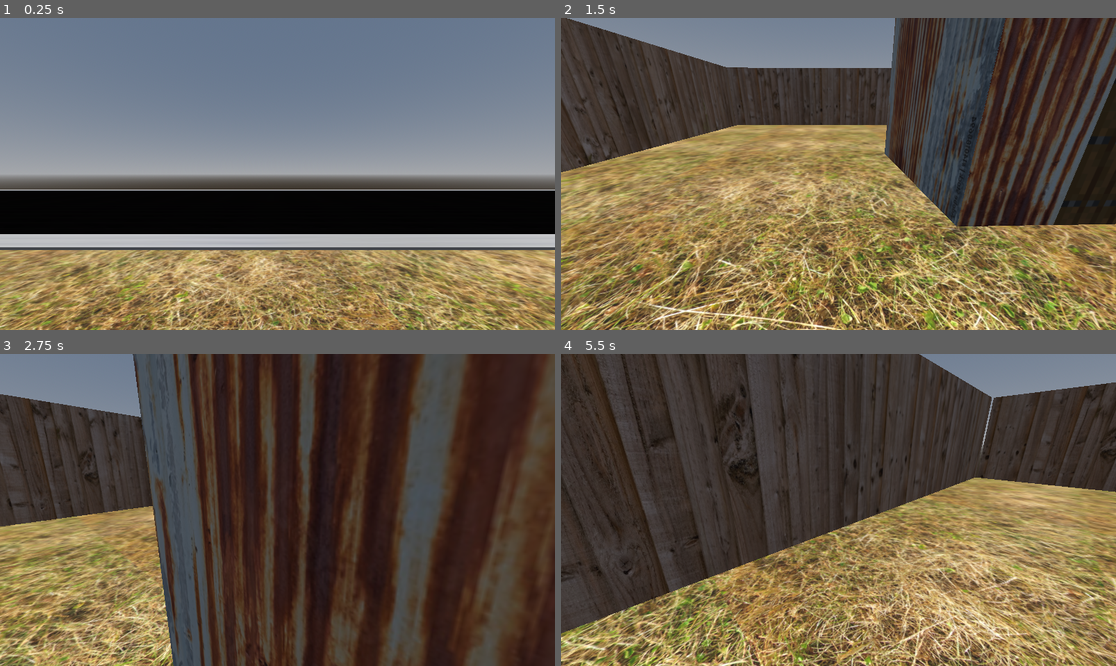
Above: before the commit, frames 1-4 (two rows, left to right).
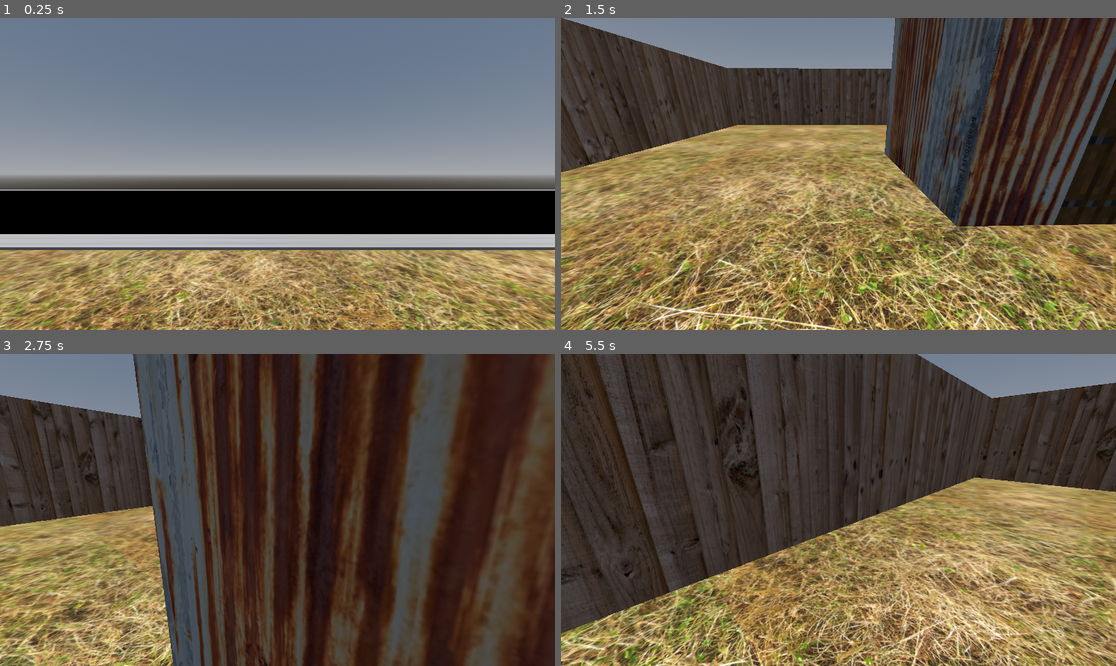
Above: after the commit, the same moments.

Repository: SigHelLun/Famished2
Game: Godot game, scene res://MainMap.tscn
The game is run twice, just before and just after one commit, with the same random seed, the same clock (stepped at 60 frames per second) and the same inputs.
Inputs (mouse positions are in pixels of both pictures, inside the frame that each line leads up to):
- Up to frame 1 (0.25 s): no input
- Up to frame 2 (1.5 s): tap Enter (ui_accept) at 0.5, 0.77 s; move the mouse to (960, 158) at 0.52 s; hold D (move_right) 0.53-1.28 s; click (960, 158) at 0.67 s; move the mouse to (810, 174) at 1.27 s; hold W (move_forward) from 1.28 s (still down)
- Up to frame 3 (2.75 s): keep holding W (move_forward); tap Enter (ui_accept) at 1.52 s; move the mouse to (288, 503) at 2.02 s
- Up to frame 4 (5.5 s): keep holding W (move_forward); move the mouse to (832, 516) at 2.77 s; tap Enter (ui_accept) at 3.02, 3.5, 3.77, 4.25, 4.52 s; move the mouse to (877, 513) at 3.52 s; move the mouse to (794, 506) at 4.27 s; move the mouse to (844, 510) at 5.02 s

The runs differ from the first frame. In frame 2, 0.2% of the frame differs, in the area x 0-60%, y 0-48%; in frame 3, less than 0.1%; in frame 4, 0.9%, in the area x 0-100%, y 0-88%.

Commit message:
Improved house, added fences and other, trying to find out how to add bushes 💪

Diff:
--- a/MainMap.tscn
+++ b/MainMap.tscn
@@ -17,6 +17,10 @@
 background_mode = 2
 sky = SubResource("Sky_aeaw6")
 ambient_light_energy = 16.0
+glow_enabled = true
+fog_light_color = Color(0, 0, 0, 1)
+fog_density = 0.0825
+fog_height = -1024.0
 
 [sub_resource type="StandardMaterial3D" id="StandardMaterial3D_1qh8q"]
 albedo_texture = ExtResource("6_phhhi")
@@ -33,6 +37,7 @@
 uv1_scale = Vector3(0.61, 4.115, 1)
 
 [sub_resource type="PlaneMesh" id="PlaneMesh_bi4yo"]
+lightmap_size_hint = Vector2i(12, 12)
 material = SubResource("StandardMaterial3D_g4h8y")
 
 [sub_resource type="ConcavePolygonShape3D" id="ConcavePolygonShape3D_t3qw5"]
@@ -140,12 +145,12 @@
 [sub_resource type="ConcavePolygonShape3D" id="ConcavePolygonShape3D_2d382"]
 data = PackedVector3Array(-0.5, 0.5, 0.5, 0.5, 0.5, 0.5, -0.5, -0.5, 0.5, 0.5, 0.5, 0.5, 0.5, -0.5, 0.5, -0.5, -0.5, 0. …(500 unchanged characters)…
 
-[node name="Node3D" type="Node3D"]
+[node name="Main Map 😁" type="Node3D"]
 
 [node name="CharacterBody3D" parent="." instance=ExtResource("1_xfn1s")]
 transform = Transform3D(1, 0, 0, 0, 1, 0, 0, 0, 1, 0, 1.43263, 20.74)
 
-[node name="WorldEnvironment" type="WorldEnvironment" parent="."]
+[node name="WorldEnvironment" type="WorldEnvironment" parent="CharacterBody3D"]
 environment = SubResource("Environment_jlspu")
 
 [node name="DirectionalLight3D" type="DirectionalLight3D" parent="."]
@@ -207,7 +212,7 @@
 [node name="Fence 😼" type="Node3D" parent="PlayerHouse"]
 
 [node name="LeftFence" type="MeshInstance3D" parent="PlayerHouse/Fence 😼"]
-transform = Transform3D(0.02, 0, 0, 0, 3.5, 0, 0, 0, 20, 9.99881, 1.78126, 25.9883)
+transform = Transform3D(0.02, 0, 0, 0, 3.5, 0, 0, 0, 20, 10, 1.75, 26)
 mesh = SubResource("BoxMesh_oem7h")
 
 [node name="StaticBody3D" type="StaticBody3D" parent="PlayerHouse/Fence 😼/LeftFence"]
@@ -216,7 +221,7 @@
 shape = SubResource("ConcavePolygonShape3D_twhp3")
 
 [node name="MiddleFence" type="MeshInstance3D" parent="PlayerHouse/Fence 😼"]
-transform = Transform3D(20, 0, 0, 0, 3.5, 0, 0, 0, 0.02, 0, 1.77585, 35.9844)
+transform = Transform3D(20, 0, 0, 0, 3.5, 0, 0, 0, 0.02, 0, 1.75, 35.984)
 mesh = SubResource("BoxMesh_isg16")
 
 [node name="StaticBody3D" type="StaticBody3D" parent="PlayerHouse/Fence 😼/MiddleFence"]
@@ -225,7 +230,7 @@
 shape = SubResource("ConcavePolygonShape3D_86em5")
 
 [node name="RightFence" type="MeshInstance3D" parent="PlayerHouse/Fence 😼"]
-transform = Transform3D(0.02, 0, 0, 0, 3.5, 0, 0, 0, 20, -10.0177, 1.76412, 25.9116)
+transform = Transform3D(0.02, 0, 0, 0, 3.5, 0, 0, 0, 20, -10, 1.75, 26)
 mesh = SubResource("BoxMesh_ca4fd")
 
 [node name="StaticBody3D" type="StaticBody3D" parent="PlayerHouse/Fence 😼/RightFence"]
--- /dev/null
+++ b/PlaceHolderSprite.gd
@@ -0,0 +1,8 @@
+extends Node2D
+
+var player : Node
+
+func _process(delta):
+	if player:
+		global_position = player.global_position
+		look_at(player.global_position)
--- /dev/null
+++ b/Sprite3D.gd
@@ -0,0 +1,8 @@
+extends Sprite3D
+
+var player : Node
+
+func _process(delta):
+	# Make the sprite face the same direction as the player
+	if player:
+		rotation = player.rotation
--- a/house.tscn
+++ b/house.tscn
@@ -1,57 +1,136 @@
-[gd_scene load_steps=19 format=3 uid="uid://4pxlfl2mshw6"]
+[gd_scene load_steps=45 format=3 uid="uid://4pxlfl2mshw6"]
+
+[ext_resource type="Texture2D" uid="uid://b4yy01xc18ujy" path="res://Textures/NeighborArtificialGrass.jpg" id="1_oe3o3"]
+[ext_resource type="Texture2D" uid="uid://br2o28urbgnmo" path="res://Textures/sidewalkTexture.jpg" id="2_odrau"]
+[ext_resource type="Texture2D" uid="uid://dtvlmcyoo64xn" path="res://Textures/NeighborsHouseWallTexture.jpg" id="3_0h87w"]
+[ext_resource type="Texture2D" uid="uid://cf1ipshrii0ae" path="res://Textures/PlayerHouseDoorTexture.png" id="4_pt3s6"]
+[ext_resource type="Texture2D" uid="uid://bldke7ywryi24" path="res://Textures/RoofTexture.jpg" id="5_570el"]
+[ext_resource type="Texture2D" uid="uid://d0mnyfygxrtl8" path="res://Textures/GlassPaneTexture.jpg" id="6_w2e4p"]
+[ext_resource type="Texture2D" uid="uid://ciqf2fplwkq7r" path="res://Textures/NeighborFence.jpg" id="7_ibvar"]
 
 [sub_resource type="StandardMaterial3D" id="StandardMaterial3D_ig5v7"]
-uv1_scale = Vector3(-3.29, -4.515, 1)
+albedo_texture = ExtResource("1_oe3o3")
+uv1_scale = Vector3(-5.555, -6.74, 1)
 
 [sub_resource type="PlaneMesh" id="PlaneMesh_uyeow"]
 material = SubResource("StandardMaterial3D_ig5v7")
 
 [sub_resource type="StandardMaterial3D" id="StandardMaterial3D_co7ie"]
+albedo_texture = ExtResource("2_odrau")
 uv1_scale = Vector3(3.06, 1, 1)
 
 [sub_resource type="BoxMesh" id="BoxMesh_g5ljr"]
 material = SubResource("StandardMaterial3D_co7ie")
 
 [sub_resource type="StandardMaterial3D" id="StandardMaterial3D_74773"]
+albedo_texture = ExtResource("2_odrau")
 uv1_scale = Vector3(3.06, 1, 1)
 
 [sub_resource type="BoxMesh" id="BoxMesh_w22ev"]
 material = SubResource("StandardMaterial3D_74773")
 
 [sub_resource type="StandardMaterial3D" id="StandardMaterial3D_y4r7b"]
+albedo_texture = ExtResource("2_odrau")
 uv1_scale = Vector3(3.06, 1, 1)
 
 [sub_resource type="BoxMesh" id="BoxMesh_y2xqa"]
 material = SubResource("StandardMaterial3D_y4r7b")
 
-[sub_resource type="StandardMaterial3D" id="StandardMaterial3D_0amw7"]
-uv1_scale = Vector3(2.54, 5.405, 1)
-uv1_offset = Vector3(-0.96, 0, 0)
+[sub_resource type="StandardMaterial3D" id="StandardMaterial3D_afy38"]
+albedo_texture = ExtResource("3_0h87w")
+uv1_scale = Vector3(9, 8.5, 1)
 
 [sub_resource type="BoxMesh" id="BoxMesh_ii6lj"]
-material = SubResource("StandardMaterial3D_0amw7")
+material = SubResource("StandardMaterial3D_afy38")
+
+[sub_resource type="StandardMaterial3D" id="StandardMaterial3D_0tm2n"]
+albedo_color = Color(0, 0, 0, 1)
+
+[sub_resource type="TextMesh" id="TextMesh_5qrk0"]
+material = SubResource("StandardMaterial3D_0tm2n")
+text = "69"
 
 [sub_resource type="StandardMaterial3D" id="StandardMaterial3D_ctfdf"]
+albedo_texture = ExtResource("4_pt3s6")
 
 [sub_resource type="PlaneMesh" id="PlaneMesh_nkvme"]
 material = SubResource("StandardMaterial3D_ctfdf")
 
 [sub_resource type="StandardMaterial3D" id="StandardMaterial3D_ac4il"]
+albedo_texture = ExtResource("3_0h87w")
+uv1_scale = Vector3(9, 1.31, 1)
 
 [sub_resource type="PrismMesh" id="PrismMesh_h0kaf"]
 material = SubResource("StandardMaterial3D_ac4il")
 
 [sub_resource type="StandardMaterial3D" id="StandardMaterial3D_a72a2"]
-uv1_scale = Vector3(8, 1, 1)
+albedo_texture = ExtResource("5_570el")
+uv1_scale = Vector3(8, 2, 1)
 
 [sub_resource type="BoxMesh" id="BoxMesh_f5uvy"]
 material = SubResource("StandardMaterial3D_a72a2")
 
 [sub_resource type="StandardMaterial3D" id="StandardMaterial3D_y52rn"]
-uv1_scale = Vector3(8, 1, 1)
+albedo_texture = ExtResource("5_570el")
+uv1_scale = Vector3(8, 2, 1)
 
 [sub_resource type="BoxMesh" id="BoxMesh_oxp4k"]
 material = SubResource("StandardMaterial3D_y52rn")
+
+[sub_resource type="StandardMaterial3D" id="StandardMaterial3D_5spnl"]
+albedo_texture = ExtResource("6_w2e4p")
+uv1_scale = Vector3(0.785, 1, 1)
+uv1_offset = Vector3(0.02, 0, 0)
+
+[sub_resource type="PlaneMesh" id="PlaneMesh_gy03s"]
+material = SubResource("StandardMaterial3D_5spnl")
+
+[sub_resource type="BoxMesh" id="BoxMesh_f7mqr"]
+
+[sub_resource type="StandardMaterial3D" id="StandardMaterial3D_0sbf6"]
+
+[sub_resource type="BoxMesh" id="BoxMesh_1bh5s"]
+material = SubResource("StandardMaterial3D_0sbf6")
+
+[sub_resource type="StandardMaterial3D" id="StandardMaterial3D_lny2t"]
+
+[sub_resource type="BoxMesh" id="BoxMesh_4028h"]
+material = SubResource("StandardMaterial3D_lny2t")
+
+[sub_resource type="StandardMaterial3D" id="StandardMaterial3D_lc411"]
+albedo_texture = ExtResource("7_ibvar")
+uv1_scale = Vector3(17.5, 1, 1)
+
+[sub_resource type="BoxMesh" id="BoxMesh_uf3h3"]
+material = SubResource("StandardMaterial3D_lc411")
+
+[sub_resource type="StandardMaterial3D" id="StandardMaterial3D_s6wj7"]
+albedo_texture = ExtResource("7_ibvar")
+uv1_scale = Vector3(17.5, 1, 1)
+
+[sub_resource type="BoxMesh" id="BoxMesh_2lgw4"]
+material = SubResource("StandardMaterial3D_s6wj7")
+
+[sub_resource type="StandardMaterial3D" id="StandardMaterial3D_a84hr"]
+albedo_texture = ExtResource("7_ibvar")
+uv1_scale = Vector3(17.5, 1, 1)
+
+[sub_resource type="BoxMesh" id="BoxMesh_3v0w0"]
+material = SubResource("StandardMaterial3D_a84hr")
+
+[sub_resource type="StandardMaterial3D" id="StandardMaterial3D_u7x27"]
+albedo_texture = ExtResource("7_ibvar")
+uv1_scale = Vector3(17.5, 1, 1)
+
+[sub_resource type="BoxMesh" id="BoxMesh_n3dsd"]
+material = SubResource("StandardMaterial3D_u7x27")
+
+[sub_resource type="StandardMaterial3D" id="StandardMaterial3D_30r68"]
+albedo_texture = ExtResource("7_ibvar")
+uv1_scale = Vector3(17.5, 1, 1)
+
+[sub_resource type="BoxMesh" id="BoxMesh_q486t"]
+material = SubResource("StandardMaterial3D_30r68")
 
 [node name="House" type="Node3D"]
 
@@ -83,6 +162,10 @@
 mesh = SubResource("BoxMesh_ii6lj")
 skeleton = NodePath("../..")
 
+[node name="HouseNumber" type="MeshInstance3D" parent="House😂😂"]
+transform = Transform3D(-8.74228e-08, 0, -2, 0, 2, 0, 2, 0, -8.74228e-08, -3.25121, 3.38688, 0.0139609)
+mesh = SubResource("TextMesh_5qrk0")
+
 [node name="Door" type="MeshInstance3D" parent="House😂😂"]
 transform = Transform3D(-3.0598e-08, -0.1, 6.55671e-08, 0, -4.37114e-09, -1.5, 0.7, -4.37114e-09, 2.86603e-15, -3.25858, 1.56151, -0.955737)
 mesh = SubResource("PlaneMesh_nkvme")
@@ -98,3 +181,228 @@
 [node name="RoofRight" type="MeshInstance3D" parent="House😂😂"]
 transform = Transform3D(18, 0, 0, 0, 0.193185, -2.32937, 0, 0.0517638, 8.69333, 4.03176, 10.8235, 3.34287)
 mesh = SubResource("BoxMesh_oxp4k")
+
+[node name="Windows 😝" type="Node3D" parent="House😂😂"]
+transform = Transform3D(1, 0, 0, 0, 1, 0, 0, 0, 1, 0, 0, -19.9163)
+
+[node name="Window1(FrontBottomLeft)" type="Node3D" parent="House😂😂/Windows 😝"]
+transform = Transform3D(1, 0, 0, 0, 1, 0, 0, 0, 1, -3.2, 3, 23)
+
+[node name="PaneButTheTexture" type="MeshInstance3D" parent="House😂😂/Windows 😝/Window1(FrontBottomLeft)"]
+transform = Transform3D(-4.37114e-08, -1, 0, 1, -4.37114e-08, 0, 0, 0, 0.575, -0.103472, 0, 0)
+mesh = SubResource("PlaneMesh_gy03s")
+
+[node name="TheActualPane" type="MeshInstance3D" parent="House😂😂/Windows 😝/Window1(FrontBottomLeft)"]
+transform = Transform3D(-8.74228e-08, -0.04, 0, 2, -1.74846e-09, 0, 0, 0, 1.2, -0.152558, 0, 0)
+transparency = 0.74
+mesh = SubResource("BoxMesh_f7mqr")
+skeleton = NodePath("../PaneButTheTexture")
+
+[node name="BackgroundBorder" type="MeshInstance3D" parent="House😂😂/Windows 😝/Window1(FrontBottomLeft)"]
+transform = Transform3D(0.2, 0, 0, 0, 2.4, 0, 0, 0, 1.75, 0, 0, 0)
+mesh = SubResource("BoxMesh_1bh5s")
+
+[node name="TopLip 👄" type="MeshInstance3D" parent="House😂😂/Windows 😝/Window1(FrontBottomLeft)"]
+transform = Transform3D(0.065, 0, 0, 0, 0.06, 0, 0, 0, 1.75, -0.11, 1.171, 0)
+mesh = SubResource("BoxMesh_4028h")
+
+[node name="BottomLip 👄" type="MeshInstance3D" parent="House😂😂/Windows 😝/Window1(FrontBottomLeft)"]
+transform = Transform3D(0.065, 0, 0, 0, 0.06, 0, 0, 0, 1.75, -0.11, -1.17082, 0)
+mesh = SubResource("BoxMesh_4028h")
+
+[node name="Window4(FrontTopRight)" type="Node3D" parent="House😂😂/Windows 😝"]
+transform = Transform3D(1, 0, 0, 0, 1, 0, 0, 0, 1, -3.2, 8, 23)
+
+[node name="PaneButTheTexture" type="MeshInstance3D" parent="House😂😂/Windows 😝/Window4(FrontTopRight)"]
+transform = Transform3D(-4.37114e-08, -1, 0, 1, -4.37114e-08, 0, 0, 0, 0.575, -0.103472, 0, 0)
+mesh = SubResource("PlaneMesh_gy03s")
+
+[node name="TheActualPane" type="MeshInstance3D" parent="House😂😂/Windows 😝/Window4(FrontTopRight)"]
+transform = Transform3D(-8.74228e-08, -0.04, 0, 2, -1.74846e-09, 0, 0, 0, 1.2, -0.152558, 0, 0)
+transparency = 0.74
+mesh = SubResource("BoxMesh_f7mqr")
+skeleton = NodePath("../PaneButTheTexture")
+
+[node name="BackgroundBorder" type="MeshInstance3D" parent="House😂😂/Windows 😝/Window4(FrontTopRight)"]
+transform = Transform3D(0.2, 0, 0, 0, 2.4, 0, 0, 0, 1.75, 0, 0, 0)
+mesh = SubResource("BoxMesh_1bh5s")
+
+[node name="TopLip 👄" type="MeshInstance3D" parent="House😂😂/Windows 😝/Window4(FrontTopRight)"]
+transform = Transform3D(0.065, 0, 0, 0, 0.06, 0, 0, 0, 1.75, -0.11, 1.171, 0)
+mesh = SubResource("BoxMesh_4028h")
+
+[node name="BottomLip 👄" type="MeshInstance3D" parent="House😂😂/Windows 😝/Window4(FrontTopRight)"]
+transform = Transform3D(0.065, 0, 0, 0, 0.06, 0, 0, 0, 1.75, -0.11, -1.17082, 0)
+mesh = SubResource("BoxMesh_4028h")
+
+[node name="Window2(FrontBottomRight)" type="Node3D" parent="House😂😂/Windows 😝"]
+transform = Transform3D(1, 0, 0, 0, 1, 0, 0, 0, 1, -3.2, 3, 15)
+
+[node name="PaneButTheTexture" type="MeshInstance3D" parent="House😂😂/Windows 😝/Window2(FrontBottomRight)"]
+transform = Transform3D(-4.37114e-08, -1, 0, 1, -4.37114e-08, 0, 0, 0, 0.575, -0.103472, 0, 0)
+mesh = SubResource("PlaneMesh_gy03s")
+
+[node name="TheActualPane" type="MeshInstance3D" parent="House😂😂/Windows 😝/Window2(FrontBottomRight)"]
+transform = Transform3D(-8.74228e-08, -0.04, 0, 2, -1.74846e-09, 0, 0, 0, 1.2, -0.152558, 0, 0)
+transparency = 0.74
+mesh = SubResource("BoxMesh_f7mqr")
+skeleton = NodePath("../PaneButTheTexture")
+
+[node name="BackgroundBorder" type="MeshInstance3D" parent="House😂😂/Windows 😝/Window2(FrontBottomRight)"]
+transform = Transform3D(0.2, 0, 0, 0, 2.4, 0, 0, 0, 1.75, 0, 0, 0)
+mesh = SubResource("BoxMesh_1bh5s")
+
+[node name="TopLip 👄" type="MeshInstance3D" parent="House😂😂/Windows 😝/Window2(FrontBottomRight)"]
+transform = Transform3D(0.065, 0, 0, 0, 0.06, 0, 0, 0, 1.75, -0.11, 1.171, 0)
+mesh = SubResource("BoxMesh_4028h")
+
+[node name="BottomLip 👄" type="MeshInstance3D" parent="House😂😂/Windows 😝/Window2(FrontBottomRight)"]
+transform = Transform3D(0.065, 0, 0, 0, 0.06, 0, 0, 0, 1.75, -0.11, -1.17082, 0)
+mesh = SubResource("BoxMesh_4028h")
+
+[node name="Window3(FrontTopLeft)" type="Node3D" parent="House😂😂/Windows 😝"]
+transform = Transform3D(1, 0, 0, 0, 1, 0, 0, 0, 1, -3.2, 8, 15)
+
+[node name="PaneButTheTexture" type="MeshInstance3D" parent="House😂😂/Windows 😝/Window3(FrontTopLeft)"]
+transform = Transform3D(-4.37114e-08, -1, 0, 1, -4.37114e-08, 0, 0, 0, 0.575, -0.103472, 0, 0)
+mesh = SubResource("PlaneMesh_gy03s")
+
+[node name="TheActualPane" type="MeshInstance3D" parent="House😂😂/Windows 😝/Window3(FrontTopLeft)"]
+transform = Transform3D(-8.74228e-08, -0.04, 0, 2, -1.74846e-09, 0, 0, 0, 1.2, -0.152558, 0, 0)
+transparency = 0.74
+mesh = SubResource("BoxMesh_f7mqr")
+skeleton = NodePath("../PaneButTheTexture")
+
+[node name="BackgroundBorder" type="MeshInstance3D" parent="House😂😂/Windows 😝/Window3(FrontTopLeft)"]
+transform = Transform3D(0.2, 0, 0, 0, 2.4, 0, 0, 0, 1.75, 0, 0, 0)
+mesh = SubResource("BoxMesh_1bh5s")
+
+[node name="TopLip 👄" type="MeshInstance3D" parent="House😂😂/Windows 😝/Window3(FrontTopLeft)"]
+transform = Transform3D(0.065, 0, 0, 0, 0.06, 0, 0, 0, 1.75, -0.11, 1.171, 0)
+mesh = SubResource("BoxMesh_4028h")
+
+[node name="BottomLip 👄" type="MeshInstance3D" parent="House😂😂/Windows 😝/Window3(FrontTopLeft)"]
+transform = Transform3D(0.065, 0, 0, 0, 0.06, 0, 0, 0, 1.75, -0.11, -1.17082, 0)
+mesh = SubResource("BoxMesh_4028h")
+
+[node name="Window8(LeftTopRight)" type="Node3D" parent="House😂😂/Windows 😝"]
+transform = Transform3D(-4.37114e-08, 0, -1, 0, 1, 0, 1, 0, -4.37114e-08, -0.02, 8, 11.4)
+
+[node name="PaneButTheTexture" type="MeshInstance3D" parent="House😂😂/Windows 😝/Window8(LeftTopRight)"]
+transform = Transform3D(-4.37114e-08, -1, 0, 1, -4.37114e-08, 0, 0, 0, 0.575, -0.103472, 0, 0)
+mesh = SubResource("PlaneMesh_gy03s")
+
+[node name="TheActualPane" type="MeshInstance3D" parent="House😂😂/Windows 😝/Window8(LeftTopRight)"]
+transform = Transform3D(-8.74228e-08, -0.04, 0, 2, -1.74846e-09, 0, 0, 0, 1.2, -0.152558, 0, 0)
+transparency = 0.74
+mesh = SubResource("BoxMesh_f7mqr")
+skeleton = NodePath("../PaneButTheTexture")
+
+[node name="BackgroundBorder" type="MeshInstance3D" parent="House😂😂/Windows 😝/Window8(LeftTopRight)"]
+transform = Transform3D(0.2, 0, 0, 0, 2.4, 0, 0, 0, 1.75, 0, 0, 0)
+mesh = SubResource("BoxMesh_1bh5s")
+
+[node name="TopLip 👄" type="MeshInstance3D" parent="House😂😂/Windows 😝/Window8(LeftTopRight)"]
+transform = Transform3D(0.065, 0, 0, 0, 0.06, 0, 0, 0, 1.75, -0.11, 1.171, 0)
+mesh = SubResource("BoxMesh_4028h")
+
+[node name="BottomLip 👄" type="MeshInstance3D" parent="House😂😂/Windows 😝/Window8(LeftTopRight)"]
+transform = Transform3D(0.065, 0, 0, 0, 0.06, 0, 0, 0, 1.75, -0.11, -1.17082, 0)
+mesh = SubResource("BoxMesh_4028h")
+
+[node name="Window5(RightBottom)Left" type="Node3D" parent="House😂😂/Windows 😝"]
+transform = Transform3D(-4.37114e-08, 0, 1, 0, 1, 0, -1, 0, -4.37114e-08, -0.02, 3, 26.4)
+
+[node name="PaneButTheTexture" type="MeshInstance3D" parent="House😂😂/Windows 😝/Window5(RightBottom)Left"]
+transform = Transform3D(-4.37114e-08, -1, 0, 1, -4.37114e-08, 0, 0, 0, 0.575, -0.103472, 0, 0)
+mesh = SubResource("PlaneMesh_gy03s")
+
+[node name="TheActualPane" type="MeshInstance3D" parent="House😂😂/Windows 😝/Window5(RightBottom)Left"]
+transform = Transform3D(-8.74228e-08, -0.04, 0, 2, -1.74846e-09, 0, 0, 0, 1.2, -0.152558, 0, 0)
+transparency = 0.74
+mesh = SubResource("BoxMesh_f7mqr")
+skeleton = NodePath("../PaneButTheTexture")
+
+[node name="BackgroundBorder" type="MeshInstance3D" parent="House😂😂/Windows 😝/Window5(RightBottom)Left"]
+transform = Transform3D(0.2, 0, 0, 0, 2.4, 0, 0, 0, 1.75, 0, 0, 0)
+mesh = SubResource("BoxMesh_1bh5s")
+
+[node name="TopLip 👄" type="MeshInstance3D" parent="House😂😂/Windows 😝/Window5(RightBottom)Left"]
+transform = Transform3D(0.065, 0, 0, 0, 0.06, 0, 0, 0, 1.75, -0.11, 1.171, 0)
+mesh = SubResource("BoxMesh_4028h")
+
+[node name="BottomLip 👄" type="MeshInstance3D" parent="House😂😂/Windows 😝/Window5(RightBottom)Left"]
+transform = Transform3D(0.065, 0, 0, 0, 0.06, 0, 0, 0, 1.75, -0.11, -1.17082, 0)
+mesh = SubResource("BoxMesh_4028h")
+
+[node name="Window6(RightBottomRight)" type="Node3D" parent="House😂😂/Windows 😝"]
+transform = Transform3D(-4.37114e-08, 0, 1, 0, 1, 0, -1, 0, -4.37114e-08, 7, 3, 26.4)
+
+[node name="PaneButTheTexture" type="MeshInstance3D" parent="House😂😂/Windows 😝/Window6(RightBottomRight)"]
+transform = Transform3D(-4.37114e-08, -1, 0, 1, -4.37114e-08, 0, 0, 0, 0.575, -0.103472, 0, 0)
+mesh = SubResource("PlaneMesh_gy03s")
+
+[node name="TheActualPane" type="MeshInstance3D" parent="House😂😂/Windows 😝/Window6(RightBottomRight)"]
+transform = Transform3D(-8.74228e-08, -0.04, 0, 2, -1.74846e-09, 0, 0, 0, 1.2, -0.152558, 0, 0)
+transparency = 0.74
+mesh = SubResource("BoxMesh_f7mqr")
+skeleton = NodePath("../PaneButTheTexture")
+
+[node name="BackgroundBorder" type="MeshInstance3D" parent="House😂😂/Windows 😝/Window6(RightBottomRight)"]
+transform = Transform3D(0.2, 0, 0, 0, 2.4, 0, 0, 0, 1.75, 0, 0, 0)
+mesh = SubResource("BoxMesh_1bh5s")
+
+[node name="TopLip 👄" type="MeshInstance3D" parent="House😂😂/Windows 😝/Window6(RightBottomRight)"]
+transform = Transform3D(0.065, 0, 0, 0, 0.06, 0, 0, 0, 1.75, -0.11, 1.171, 0)
+mesh = SubResource("BoxMesh_4028h")
+
+[node name="BottomLip 👄" type="MeshInstance3D" parent="House😂😂/Windows 😝/Window6(RightBottomRight)"]
+transform = Transform3D(0.065, 0, 0, 0, 0.06, 0, 0, 0, 1.75, -0.11, -1.17082, 0)
+mesh = SubResource("BoxMesh_4028h")
+
+[node name="Window7(RightTopRight)" type="Node3D" parent="House😂😂/Windows 😝"]
+transform = Transform3D(-4.37114e-08, 0, 1, 0, 1, 0, -1, 0, -4.37114e-08, 7, 8, 26.4)
+
+[node name="PaneButTheTexture" type="MeshInstance3D" parent="House😂😂/Windows 😝/Window7(RightTopRight)"]
+transform = Transform3D(-4.37114e-08, -1, 0, 1, -4.37114e-08, 0, 0, 0, 0.575, -0.103472, 0, 0)
+mesh = SubResource("PlaneMesh_gy03s")
+
+[node name="TheActualPane" type="MeshInstance3D" parent="House😂😂/Windows 😝/Window7(RightTopRight)"]
+transform = Transform3D(-8.74228e-08, -0.04, 0, 2, -1.74846e-09, 0, 0, 0, 1.2, -0.152558, 0, 0)
+transparency = 0.74
+mesh = SubResource("BoxMesh_f7mqr")
+skeleton = NodePath("../PaneButTheTexture")
+
+[node name="BackgroundBorder" type="MeshInstance3D" parent="House😂😂/Windows 😝/Window7(RightTopRight)"]
+transform = Transform3D(0.2, 0, 0, 0, 2.4, 0, 0, 0, 1.75, 0, 0, 0)
+mesh = SubResource("BoxMesh_1bh5s")
+
+[node name="TopLip 👄" type="MeshInstance3D" parent="House😂😂/Windows 😝/Window7(RightTopRight)"]
+transform = Transform3D(0.065, 0, 0, 0, 0.06, 0, 0, 0, 1.75, -0.11, 1.171, 0)
+mesh = SubResource("BoxMesh_4028h")
+
+[node name="BottomLip 👄" type="MeshInstance3D" parent="House😂😂/Windows 😝/Window7(RightTopRight)"]
+transform = Transform3D(0.065, 0, 0, 0, 0.06, 0, 0, 0, 1.75, -0.11, -1.17082, 0)
+mesh = SubResource("BoxMesh_4028h")
+
+[node name="Fence" type="Node3D" parent="."]
+
+[node name="FrontLeft Fence" type="MeshInstance3D" parent="Fence"]
+transform = Transform3D(0.01, 0, 0, 0, 2, 0, 0, 0, 18, -15, 1, -6)
+mesh = SubResource("BoxMesh_uf3h3")
+
+[node name="FrontRight Fence" type="MeshInstance3D" parent="Fence"]
+transform = Transform3D(0.01, 0, 0, 0, 2, 0, 0, 0, 8, -15.001, 1, 11)
+mesh = SubResource("BoxMesh_2lgw4")
+
+[node name="Right Fence" type="MeshInstance3D" parent="Fence"]
+transform = Transform3D(-4.37114e-10, 0, 30, 0, 2, 0, -0.01, 0, -1.31134e-06, 0, 1, 15)
+mesh = SubResource("BoxMesh_3v0w0")
+
+[node name="Back Fence" type="MeshInstance3D" parent="Fence"]
+transform = Transform3D(0.01, 0, 0, 0, 2, 0, 0, 0, 30, 15, 1, 0)
+mesh = SubResource("BoxMesh_n3dsd")
+
+[node name="Left Fence" type="MeshInstance3D" parent="Fence"]
+transform = Transform3D(-4.37114e-10, 0, -30, 0, 2, 0, 0.01, 0, -1.31134e-06, 0, 1, -15)
+mesh = SubResource("BoxMesh_q486t")
Binary file added: Textures/GlassPaneTexture.jpg
Not shown, added: Textures/GlassPaneTexture.jpg.import
Binary file added: Textures/NeighborArtificialGrass.jpg
Not shown, added: Textures/NeighborArtificialGrass.jpg.import
Binary file added: Textures/NeighborFence.jpg
Not shown, added: Textures/NeighborFence.jpg.import
Binary file added: Textures/NeighborsHouseWallTexture.jpg
Not shown, added: Textures/NeighborsHouseWallTexture.jpg.import
Binary file added: Textures/PlaceHolderSprite.jpg
Not shown, added: Textures/PlaceHolderSprite.jpg.import
Binary file added: Textures/RoofTexture.jpg
Not shown, added: Textures/RoofTexture.jpg.import
